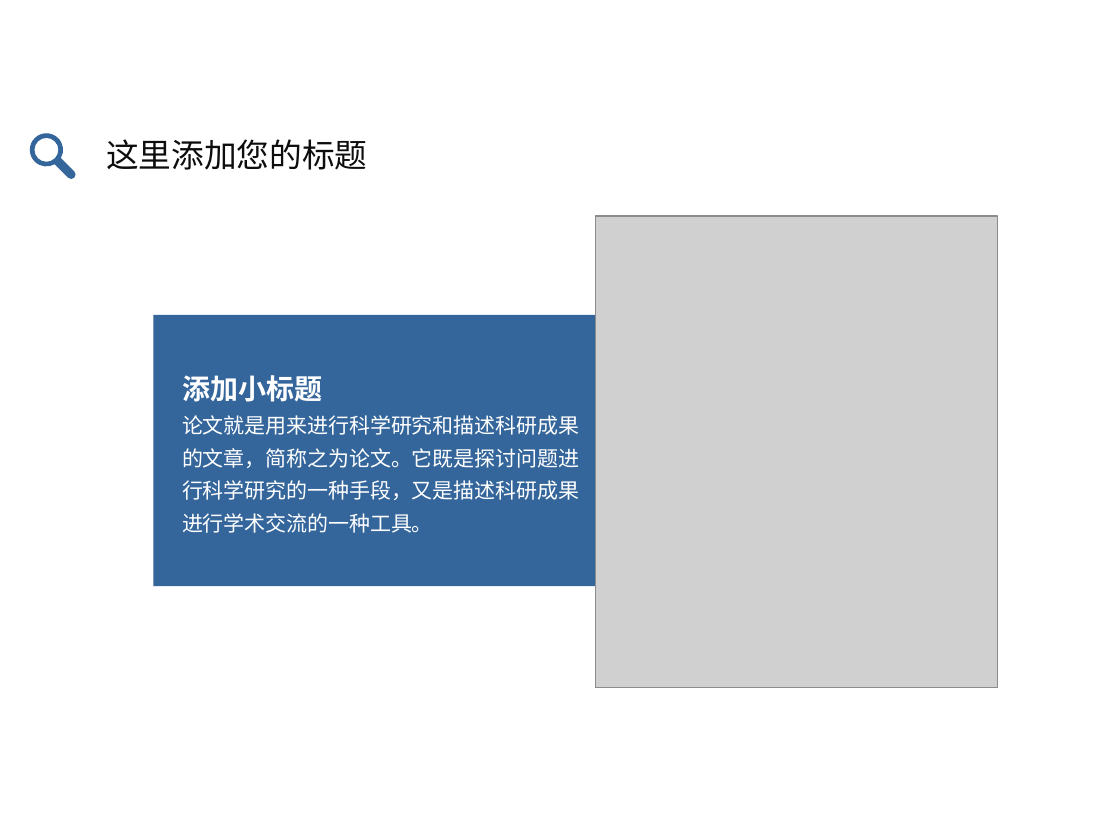
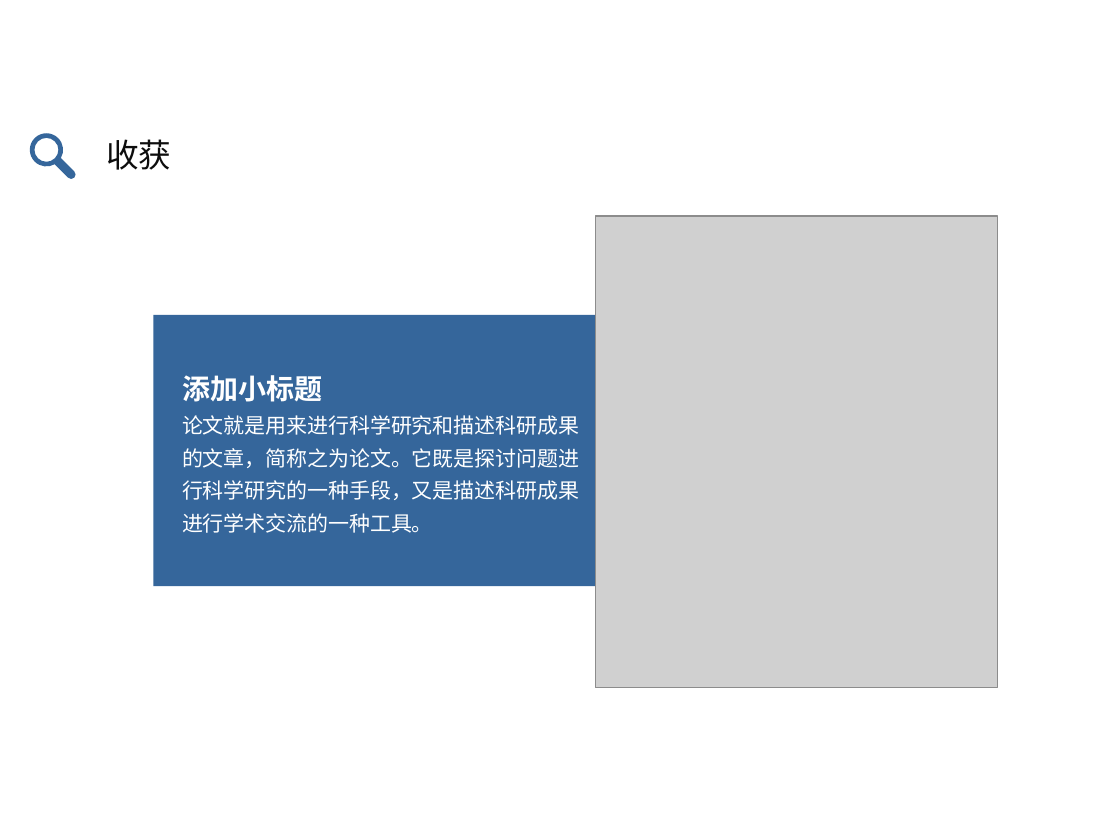
Before and after one commit to zhongdeming428/graduation-design, a slide deck: slide 48 of 阶段性报告/毕设答辩.pptx (slide 32 before the commit). Drawn at 1120x840 pixels with LibreOffice and Linux fonts; fonts in the diff are those of the drawing; grey boxes stand for pictures. Boxes give left, top, right and bottom in pixels: in the first picture for what was removed or moved away, otherwise in the second. Text is boxed around its words. In the diff, an @@ line names an element or a change of style, - is before the commit and + after.

```diff
--- a/阶段性报告/毕设答辩.pptx
+++ b/阶段性报告/毕设答辩.pptx
@@ text at box(106, 139, 171, 170): text changed @@
-这里添加您的标题
+收获
```
Also in this commit, not shown: 1 other slide changed, 16 slides added, 2 slides removed, 1 other file.
